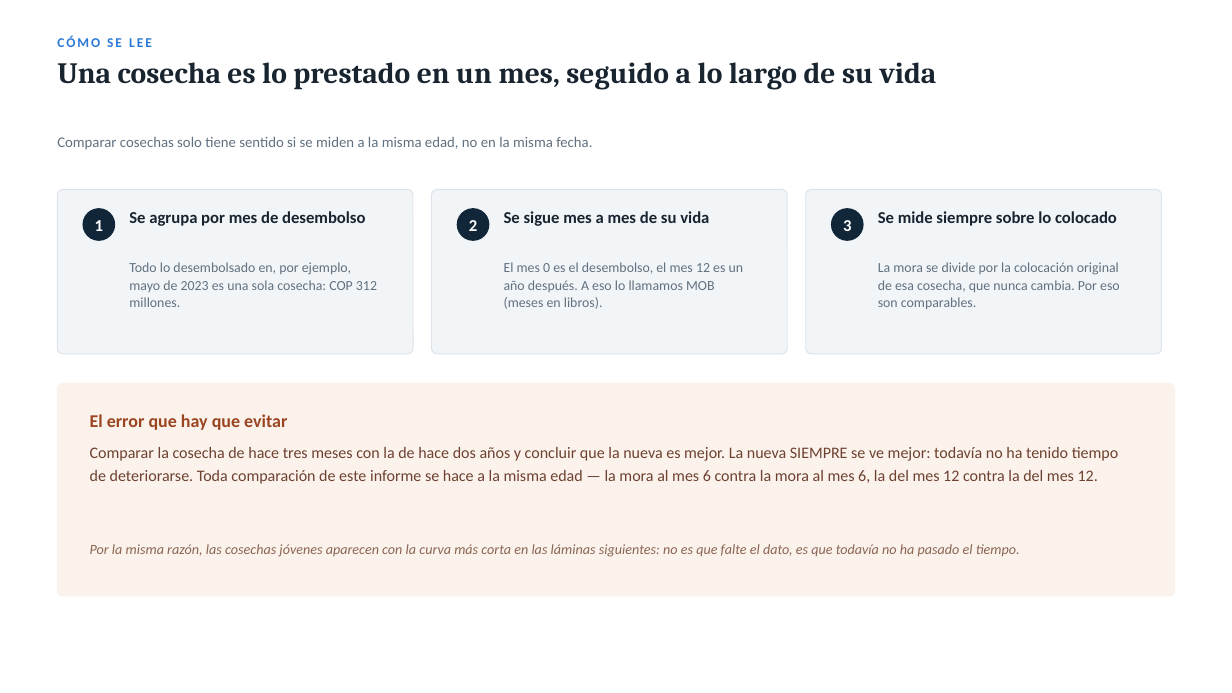
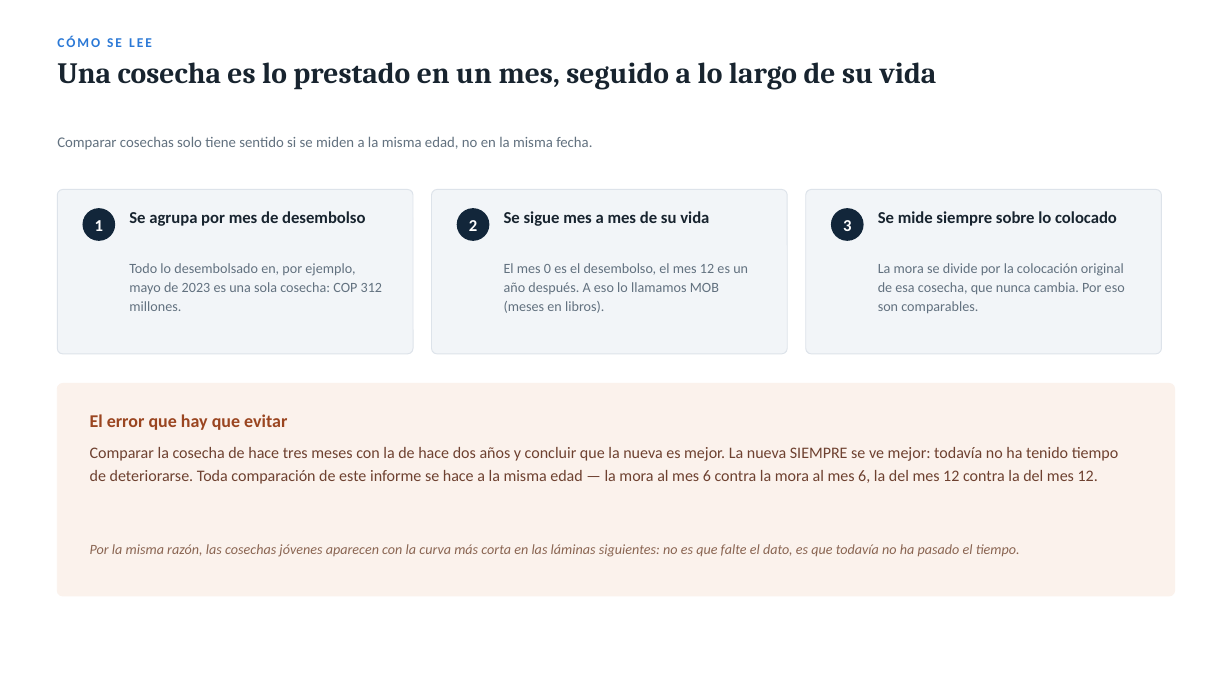
Before and after one commit to Coco-estadistica/coco-dashboard, a slide deck: slide 4 of cosechas_districolmotos/junta/Cosechas_Districolmotos_Junta.pptx. Drawn at 1232x693 pixels with LibreOffice and Linux fonts; fonts in the diff are those of the drawing. Boxes give left, top, right and bottom in pixels: in the first picture for what was removed or moved away, otherwise in the second. Text is boxed around its words. In the diff, an @@ line names an element or a change of style, - is before the commit and + after.

```diff
--- a/cosechas_districolmotos/junta/Cosechas_Districolmotos_Junta.pptx
+++ b/cosechas_districolmotos/junta/Cosechas_Districolmotos_Junta.pptx
@@ size 10.8 to 11 pt; line spacing 14pt to 15pt in 3 elements at [129,263,382,311], [504,263,748,313], [878,263,1125,313] @@
```
Also in this commit, not shown: 16 other slides changed, 1 other file.
